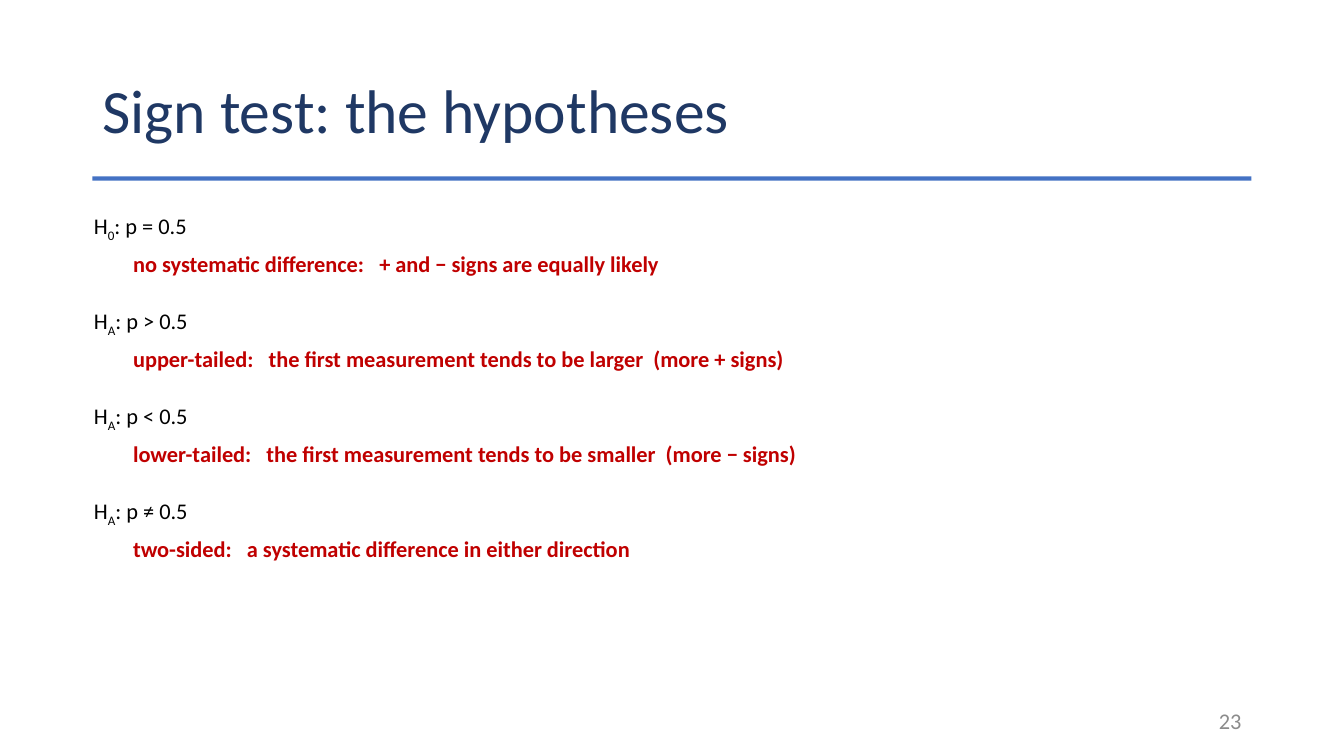
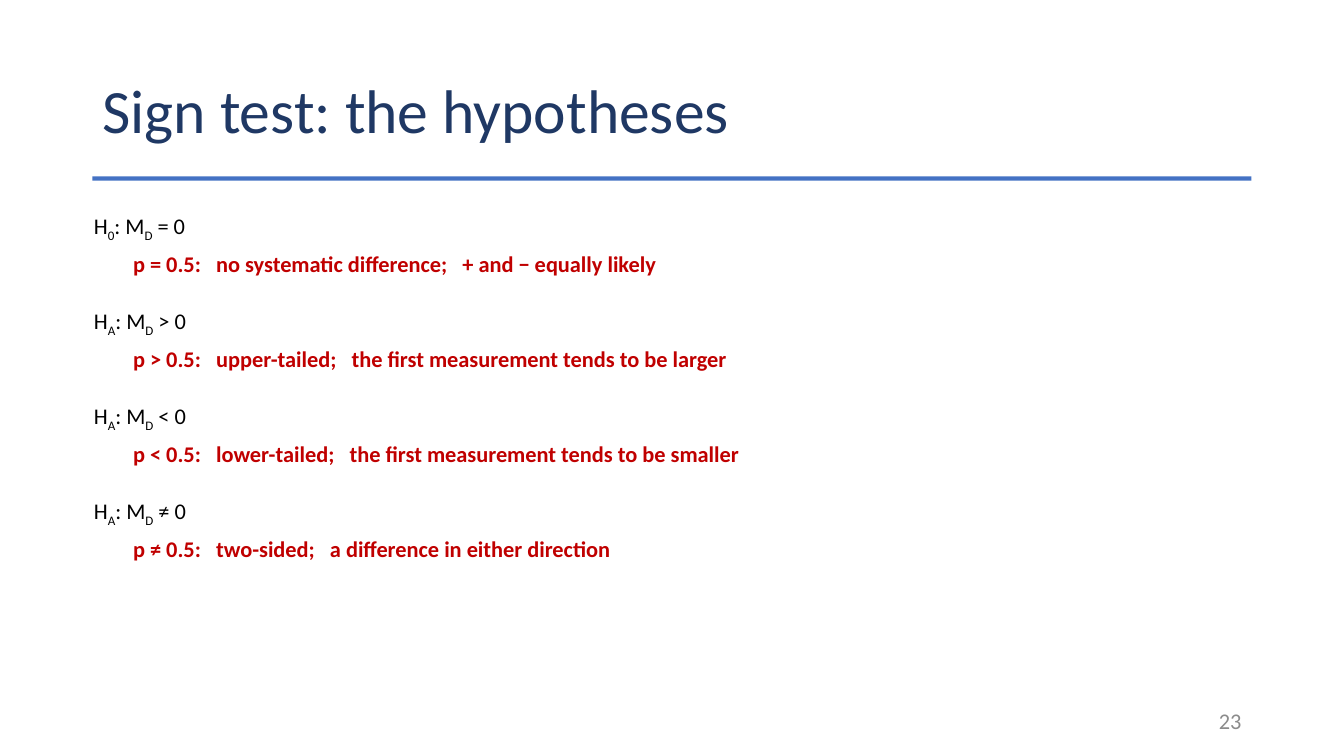
Before and after one commit to Jarred6068/Kvamme_UI_STAT251, a slide deck: slide 23 of docs/lecture_slides/Week 11/2026/Week11_Lecture26_Slides_11_04_2026.pptx. Drawn at 1344x756 pixels with LibreOffice and Linux fonts; fonts in the diff are those of the drawing. Boxes give left, top, right and bottom in pixels: in the first picture for what was removed or moved away, otherwise in the second. Text is boxed around its words. In the diff, an @@ line names an element or a change of style, - is before the commit and + after.

```diff
--- a/docs/lecture_slides/Week 11/2026/Week11_Lecture26_Slides_11_04_2026.pptx
+++ b/docs/lecture_slides/Week 11/2026/Week11_Lecture26_Slides_11_04_2026.pptx
@@ text at box(108, 231, 115, 240): text changed @@
-H0: p = 0.5
+H0: MD = 0
@@ text at box(133, 256, 656, 276): text changed @@
-no systematic difference: + and − signs are equally likely
+p = 0.5: no systematic difference; + and − equally likely
@@ text at box(175, 314, 186, 329): text changed @@
-HA: p > 0.5
+HA: MD > 0
@@ text at box(133, 351, 727, 371): text changed @@
-upper-tailed: the first measurement tends to be larger (more + signs)
+p > 0.5: upper-tailed; the first measurement tends to be larger
@@ text at box(175, 409, 186, 424): text changed @@
-HA: p < 0.5
+HA: MD < 0
@@ text at box(133, 446, 739, 466): text changed @@
-lower-tailed: the first measurement tends to be smaller (more − signs)
+p < 0.5: lower-tailed; the first measurement tends to be smaller
@@ text at box(175, 504, 186, 519): text changed @@
-HA: p ≠ 0.5
+HA: MD ≠ 0
@@ text at box(133, 541, 610, 561): text changed @@
-two-sided: a systematic difference in either direction
+p ≠ 0.5: two-sided; a difference in either direction
```
Also in this commit, not shown: 5 other slides changed, 32 other files.
